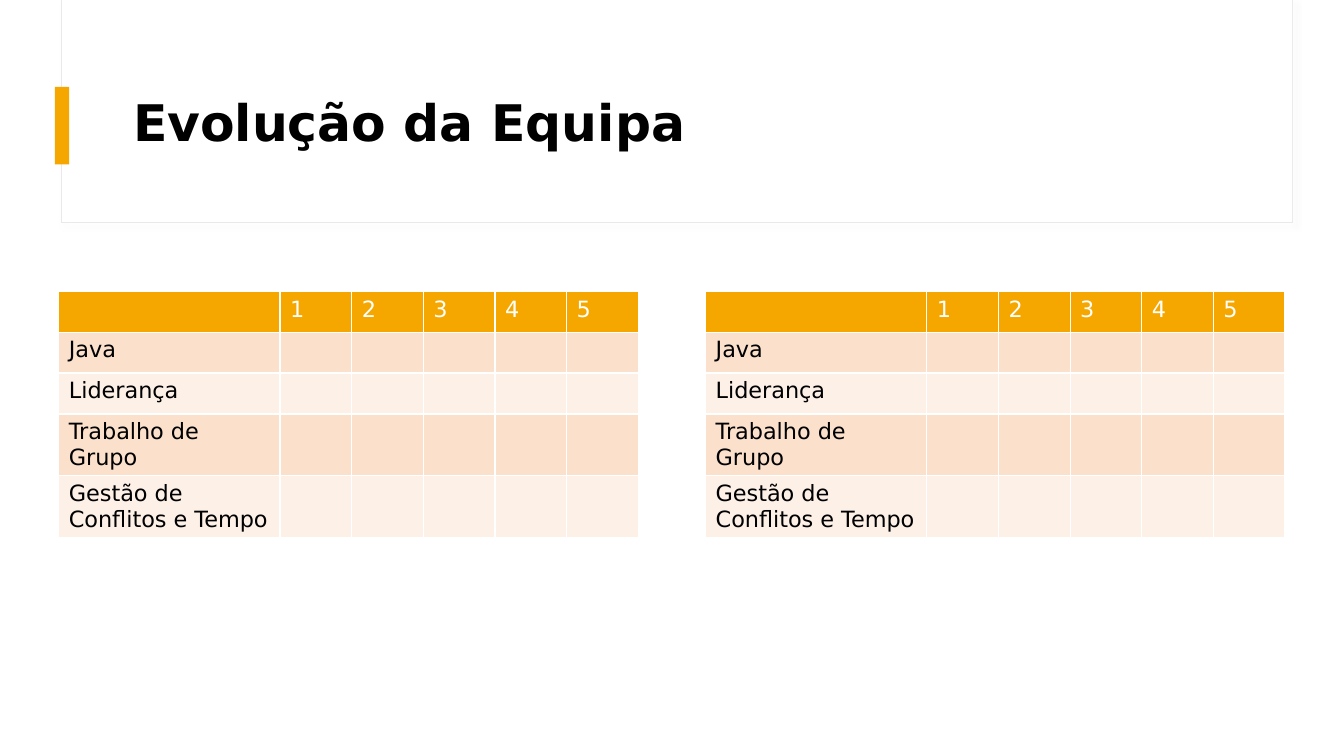
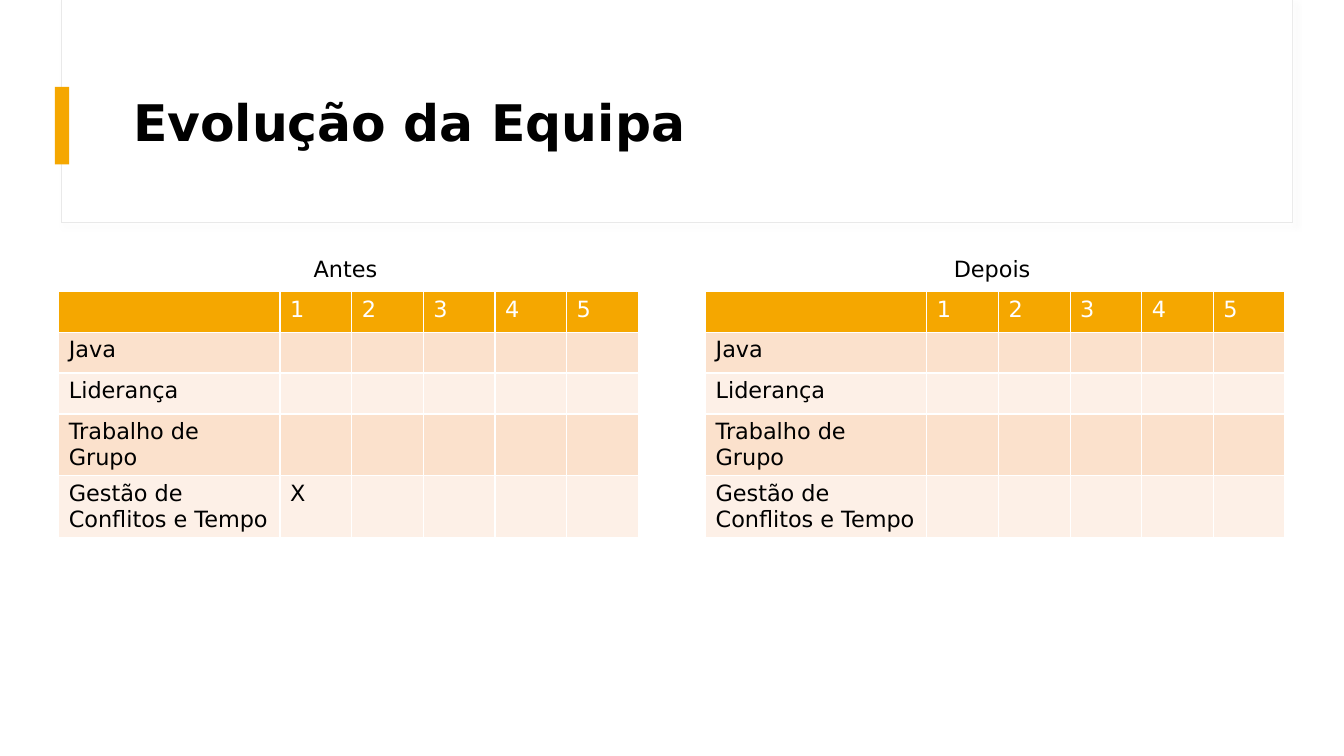
Before and after one commit to pedrolemos4/LAPR4, a slide deck: slide 10 of docs/Apresentação/Sistema_de_gestao_e_suporte_a_prestacao.pptx (slide 11 before the commit). Drawn at 1344x756 pixels with LibreOffice and Linux fonts; fonts in the diff are those of the drawing. Boxes give left, top, right and bottom in pixels: in the first picture for what was removed or moved away, otherwise in the second. Text is boxed around its words. In the diff, an @@ line names an element or a change of style, - is before the commit and + after.

```diff
--- a/docs/Apresentação/Sistema_de_gestao_e_suporte_a_prestacao.pptx
+++ b/docs/Apresentação/Sistema_de_gestao_e_suporte_a_prestacao.pptx
@@ text added at bbox=[314, 260, 378, 278], 16 pt, text #000000 @@
+Antes
@@ text added at bbox=[954, 260, 1031, 282], 16 pt, text #000000 @@
+Depois
@@ table at bbox=[58, 291, 638, 541] @@
-row 5, column 2: 
+row 5, column 2: X
```
Also in this commit, not shown: 1 other slide changed, 1 slide added, 2 slides removed.
